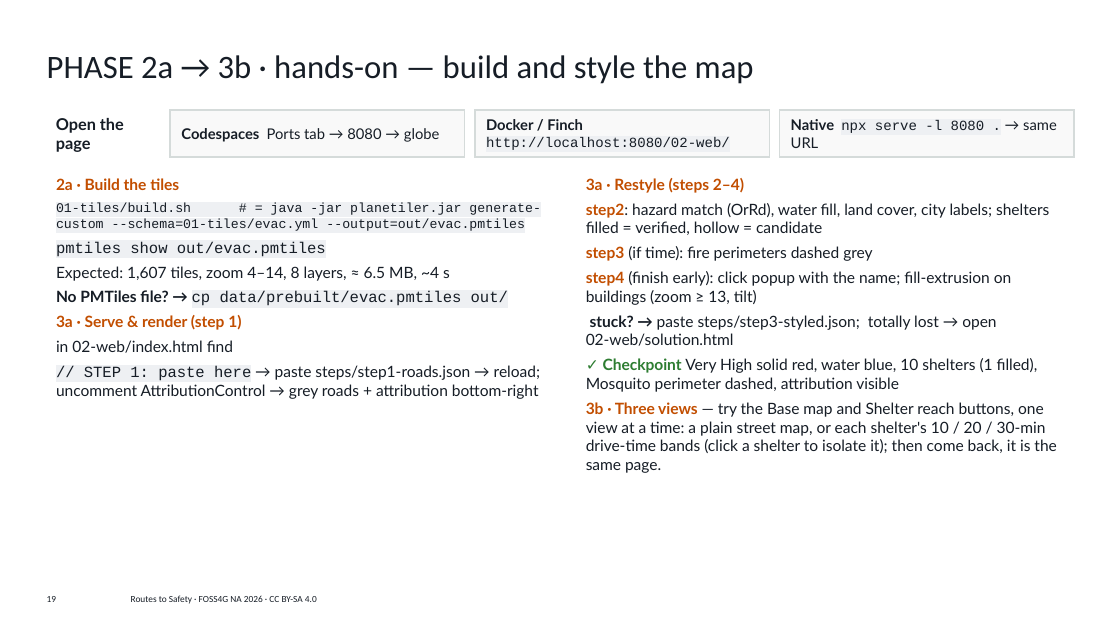
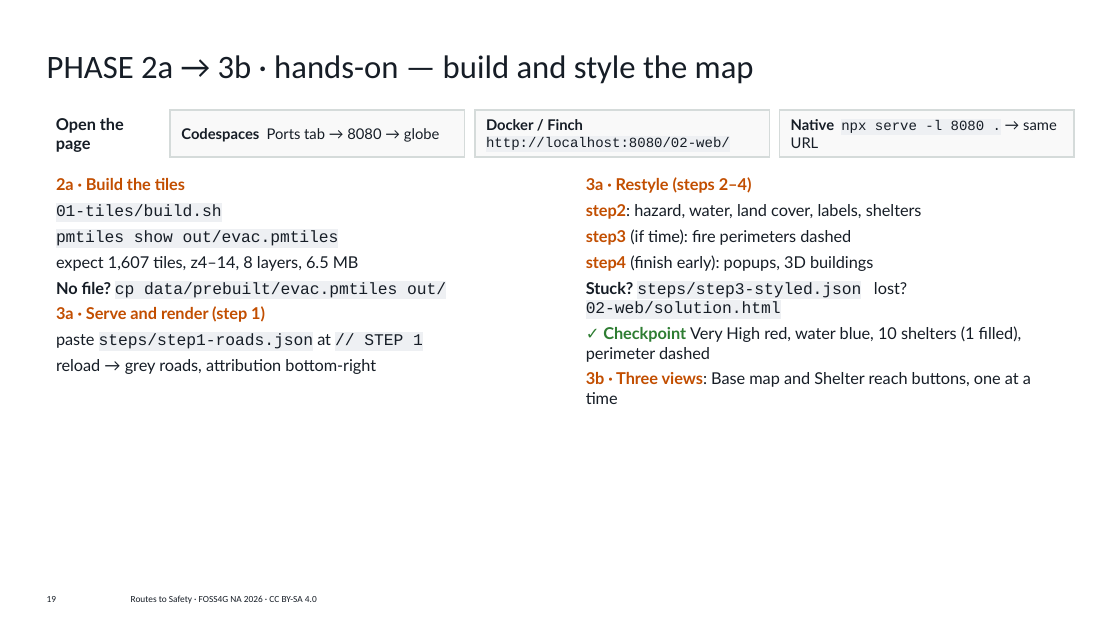
Before and after one commit to vishal4c/routes-to-safety-workshop, a slide deck: slide 19 of deck/Routes-to-Safety-FOSS4G-NA-2026.pptx. Drawn at 1120x630 pixels with LibreOffice and Linux fonts; fonts in the diff are those of the drawing; background and template pictures are left out. Boxes give left, top, right and bottom in pixels: in the first picture for what was removed or moved away, otherwise in the second. Text is boxed around its words. In the diff, an @@ line names an element or a change of style, - is before the commit and + after.

```diff
--- a/deck/Routes-to-Safety-FOSS4G-NA-2026.pptx
+++ b/deck/Routes-to-Safety-FOSS4G-NA-2026.pptx
@@ text at (56,178,339,246): size 10 to 10.5 pt in "2a · Build the tiles", "pmtiles show out/evac.pmtiles" @@
@@ text at (586,177,752,193): size 10 to 10.5 pt in "3a · Restyle (steps 2–4)" @@
@@ text at (56,204,222,216): text changed; size 8.5 to 10.5 pt @@
-01-tiles/build.sh # = java -jar planetiler.jar generate-custom --schema=01-tiles/evac.yml --output=out/evac.pmtiles
+01-tiles/build.sh
@@ text at (586,204,1031,404): text changed; size 10 to 10.5 pt @@
-step2: hazard match (OrRd), water fill, land cover, city labels; shelters filled = verified, hollow = candidate
-step3 (if time): fire perimeters dashed grey
-step4 (finish early): click popup with the name; fill-extrusion on buildings (zoom ≥ 13, tilt)
-stuck? → paste steps/step3-styled.json; totally lost → open 02-web/solution.html
-✓ Checkpoint Very High solid red, water blue, 10 shelters (1 filled), Mosquito perimeter dashed, attribution visible
-3b · Three views — try the Base map and Shelter reach buttons, one view at a time: a plain street map, or each shelter's 10 / 20 / 30-min drive-time bands (click a shelter to isolate it); then come back, it is the same page.
+step2: hazard, water, land cover, labels, shelters
+step3 (if time): fire perimeters dashed
+step4 (finish early): popups, 3D buildings
+Stuck? steps/step3-styled.json lost? 02-web/solution.html
+✓ Checkpoint Very High red, water blue, 10 shelters (1 filled), perimeter dashed
+3b · Three views: Base map and Shelter reach buttons, one at a time
@@ text at (56,256,446,374): text changed; size 10 to 10.5 pt @@
-Expected: 1,607 tiles, zoom 4–14, 8 layers, ≈ 6.5 MB, ~4 s
-No PMTiles file? → cp data/prebuilt/evac.pmtiles out/
-3a · Serve & render (step 1)
-in 02-web/index.html find
-// STEP 1: paste here → paste steps/step1-roads.json → reload; uncomment AttributionControl → grey roads + attribution bottom-right
+expect 1,607 tiles, z4–14, 8 layers, 6.5 MB
+No file? cp data/prebuilt/evac.pmtiles out/
+3a · Serve and render (step 1)
+paste steps/step1-roads.json at // STEP 1
+reload → grey roads, attribution bottom-right
```
Also in this commit, not shown: 21 other slides changed, 1 other file.
